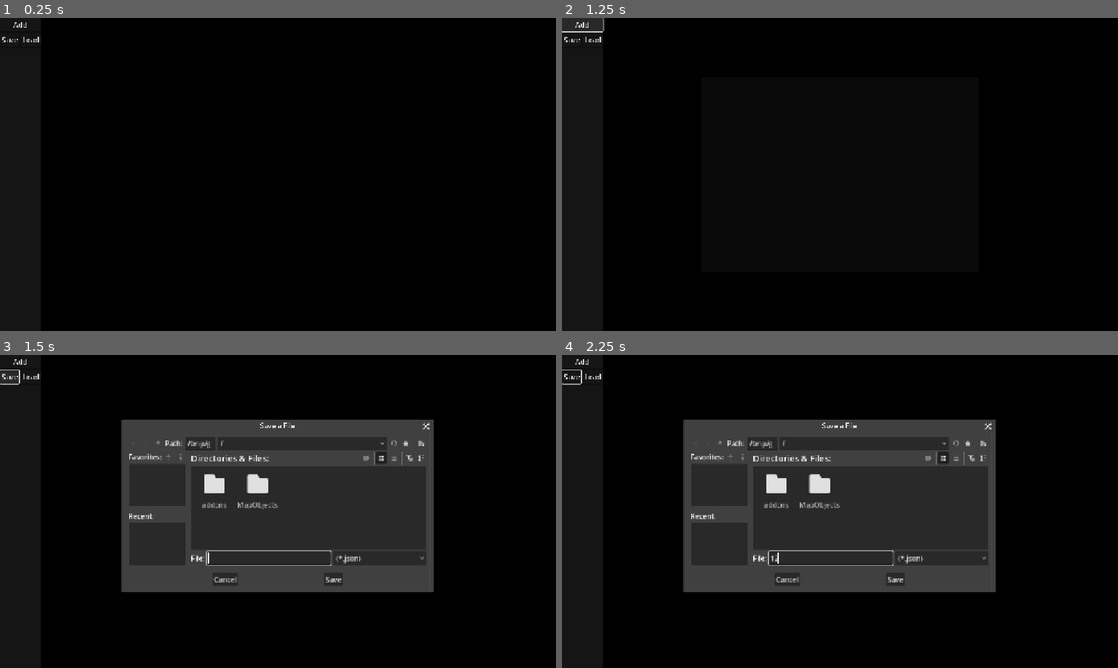
Above: before the commit, frames 1-4 (two rows, left to right).
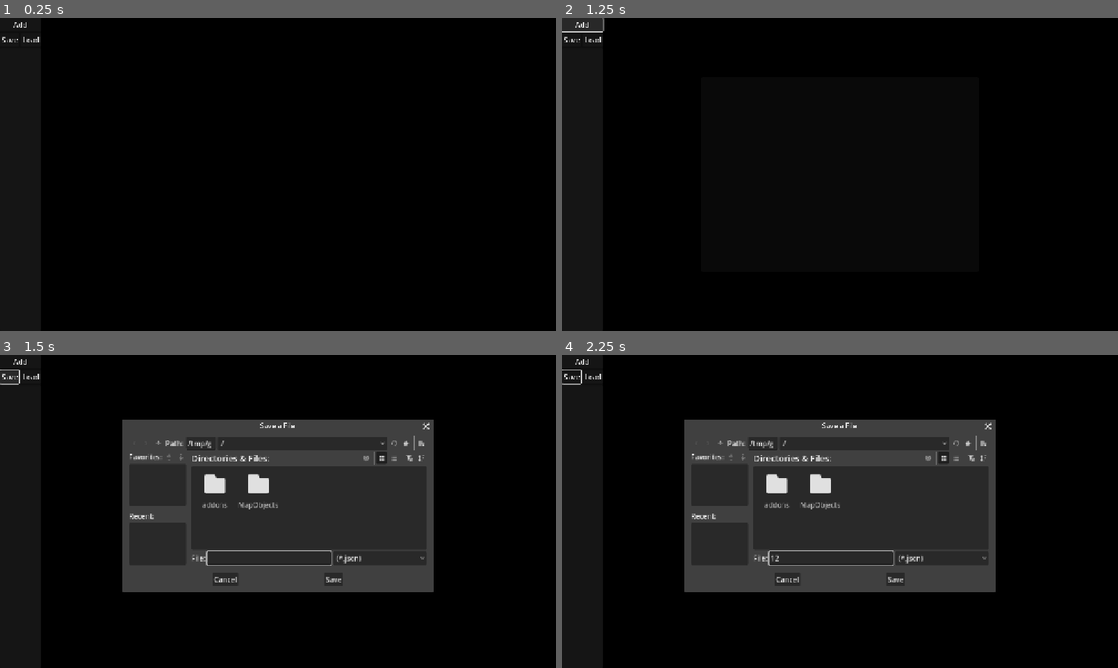
Above: after the commit, the same moments.

Repository: GeeTwentyFive/MapEditorBase
Game: Godot game, scene res://Editor.tscn
Same seed, same stepped clock (60 frames per second), same inputs: the game is played once before the commit and once after it.
Inputs (mouse positions are in pixels of both pictures, inside the frame that each line leads up to):
- Up to frame 1 (0.25 s): no input
- Up to frame 2 (1.25 s): click "Add" at 0.5 s
- Up to frame 3 (1.5 s): click "Save" at 1.25 s
- Up to frame 4 (2.25 s): click (828, 558) at 2.02 s; type "12" at 2.1 s

Frames 1-2 are identical in both runs. In frame 3, 0.7% of the frame differs, in the area x 21-77%, y 20-76%; in frame 4, 0.7%.

Commit message:
Save oops

Diff:
--- a/map-editor-base/editor.gd
+++ b/map-editor-base/editor.gd
@@ -61,7 +61,9 @@
 	children.pop_front() # Exclude internal nodes
 	for child in children:
 		if child is MapObject:
-			map_object_instances_data.append(child.data)
+			map_object_instances_data.append({
+				child.get_meta("name"): child.data
+			})
 
 	FileAccess.open(path, FileAccess.WRITE).store_string(
 		JSON.stringify(map_object_instances_data, "\t")
